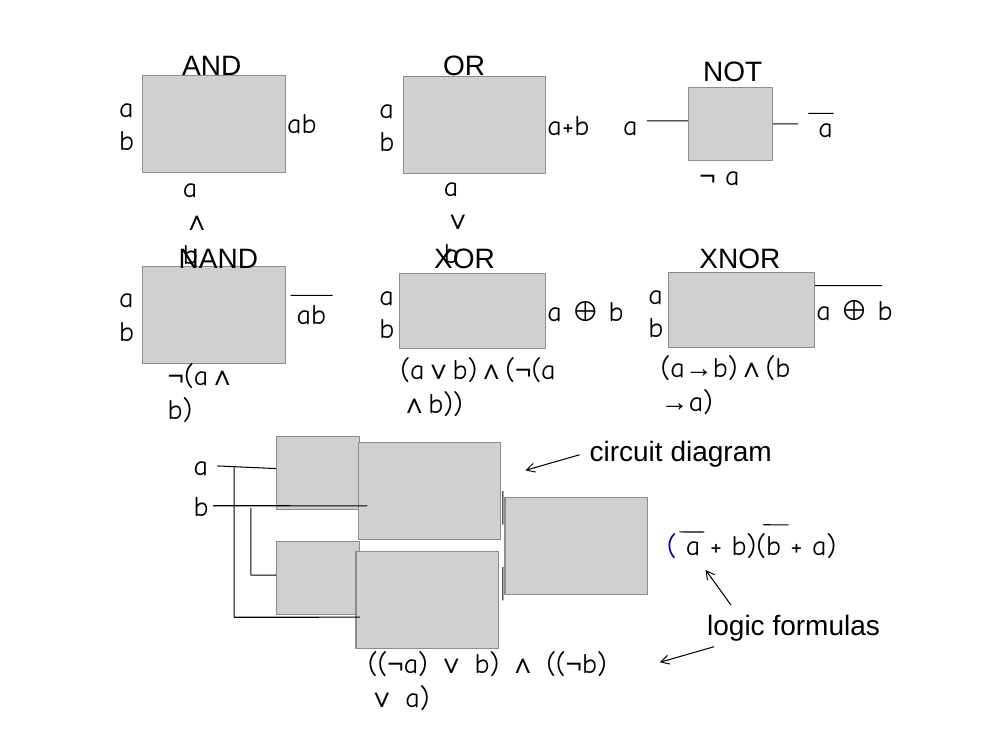
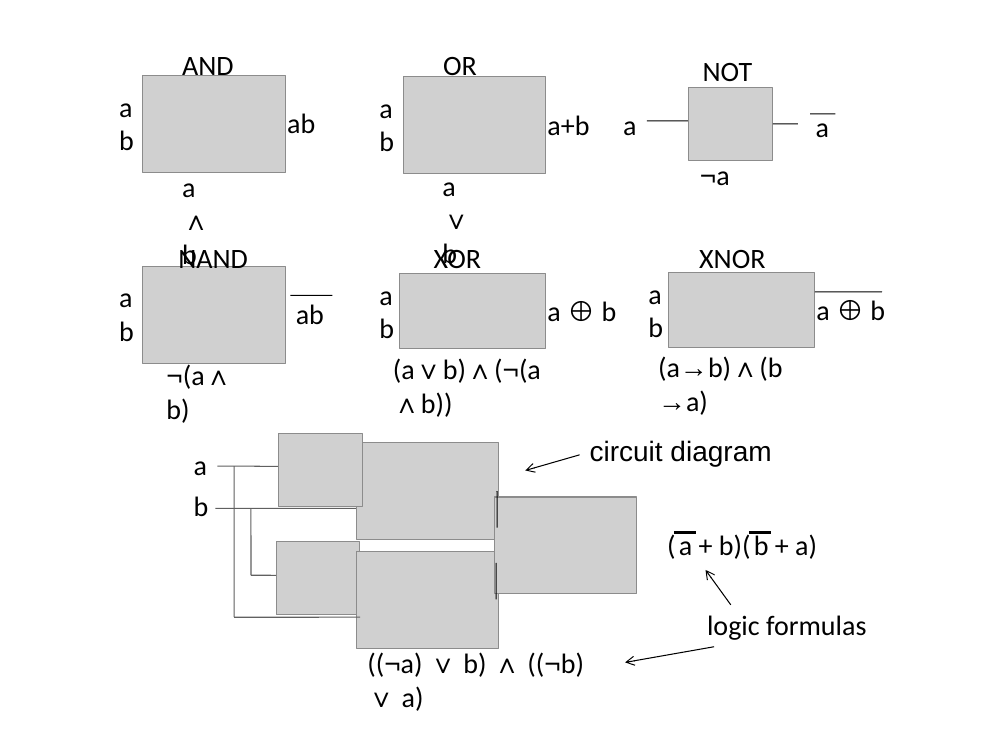
Before and after one commit to rexpage/LogicBook, a slide deck: slide 1 of Sources/LogicGates.ppt. Drawn at 1008x756 pixels with LibreOffice and Linux fonts; fonts in the diff are those of the drawing; grey boxes stand for pictures. Boxes give left, top, right and bottom in pixels: in the first picture for what was removed or moved away, otherwise in the second. Text is boxed around its words. In the diff, an @@ line names an element or a change of style, - is before the commit and + after.

```diff
--- a/Sources/LogicGates.ppt
+++ b/Sources/LogicGates.ppt
@@ font Comic Neue to Calibri in 14 elements at [119,103,132,117], [119,130,134,150], [287,113,315,134], [379,104,392,119], [547,115,589,136], [623,121,636,135], [119,293,132,307], [119,321,134,341], [379,291,392,306], [648,290,661,305], [194,461,207,476], [194,496,209,517], [296,304,324,325], [816,114,829,138] @@
@@ text "a∧b" at [182,183,197,268]: font Comic Neue to Calibri in "a∧b" @@
@@ text "a∨b" at [442,173,457,268]: font Comic Neue to Calibri in "a∨b" @@
@@ text at [700,171,730,186]: spaces changed @@
-¬ a
+¬a
@@ font Arial to Calibri in 7 elements at [707,615,866,640], [182,57,234,81], [178,245,248,268], [443,57,477,81], [703,63,753,88], [434,245,482,275], [699,250,765,275] @@
@@ text "a ⊕ b" at [547,301,617,322]: font Comic Neue to Calibri in "a b" @@
@@ text "a ⊕ b" at [816,300,885,321]: font Comic Neue to Calibri in "a b" @@
@@ line moved from (814, 285) - (882, 285) to (814, 292) - (882, 292) @@
@@ text "¬(a∧b)" at [166,364,232,423]: font Comic Neue to Calibri in "¬(a∧b)" @@
@@ text "(a∨b)∧(¬(a∧b))": place and size @@
-text "(a∨b)∧(¬(a∧b))" at [400,357,555,416]
+text "(a∨b)∧(¬(a∧b))" at [393,358,541,417]
@@ text "(a∨b)∧(¬(a∧b))" at [393,358,541,417]: font Comic Neue to Calibri in "(a∨b)∧(¬(a∧b))" @@
@@ text "(a→b)∧(b→a)" at [658,356,783,415]: font Comic Neue to Calibri in "(a→b)∧(b→a)" @@
@@ line moved from (218, 466) - (276, 469) to (218, 466) - (279, 467) @@
@@ line (218, 466) - (279, 467): stroke #000000 0.74 pt to #606060 0.74 pt @@
@@ line (234, 617) - (234, 466): stroke #000000 0.74 pt to #606060 0.74 pt @@
@@ line moved from (213, 506) - (368, 506) to (216, 508) - (370, 508) @@
@@ line (216, 508) - (370, 508): stroke #000000 0.74 pt to #606060 0.74 pt @@
@@ line (251, 508) - (251, 576): stroke #000000 0.74 pt to #606060 0.74 pt @@
@@ picture: place and size @@
-picture at [505,497,647,594]
+picture at [494,497,636,594]
@@ line moved from (503, 491) - (503, 525) to (497, 491) - (497, 527) @@
@@ text at [679,532,817,559]: text changed; font Comic Neue to Calibri @@
-( a + b)(b + a)
+( a + b)( b + a)
@@ line removed from (679, 532) to (705, 532) @@
@@ group added at [672,511,772,536]: 2 texts, 2 rectangles @@
+m
+m
@@ line removed from (763, 525) to (788, 525) @@
@@ line moved from (503, 566) - (503, 601) to (496, 563) - (496, 600) @@
@@ line (360, 617) - (234, 617): stroke #000000 0.74 pt to #606060 0.74 pt @@
@@ text "((¬a) ∨ b) ∧ ((¬b) ..." at [367,652,584,711]: font Comic Neue to Calibri in "((¬a) b) ((¬b) a)" @@
@@ arrow moved from (714, 647) - (660, 662) to (714, 647) - (625, 662) @@
```
Also in this commit, not shown: 28 other files.
